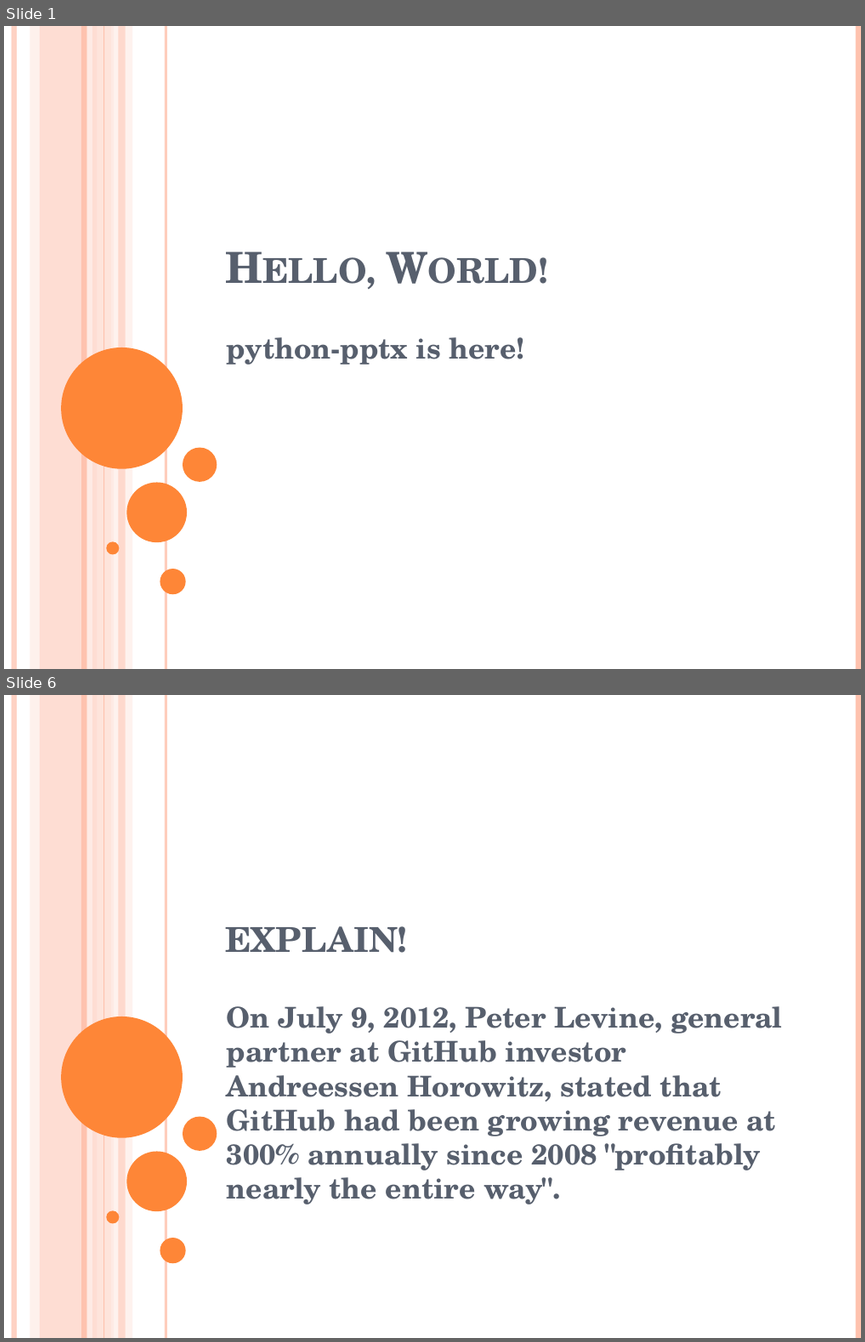
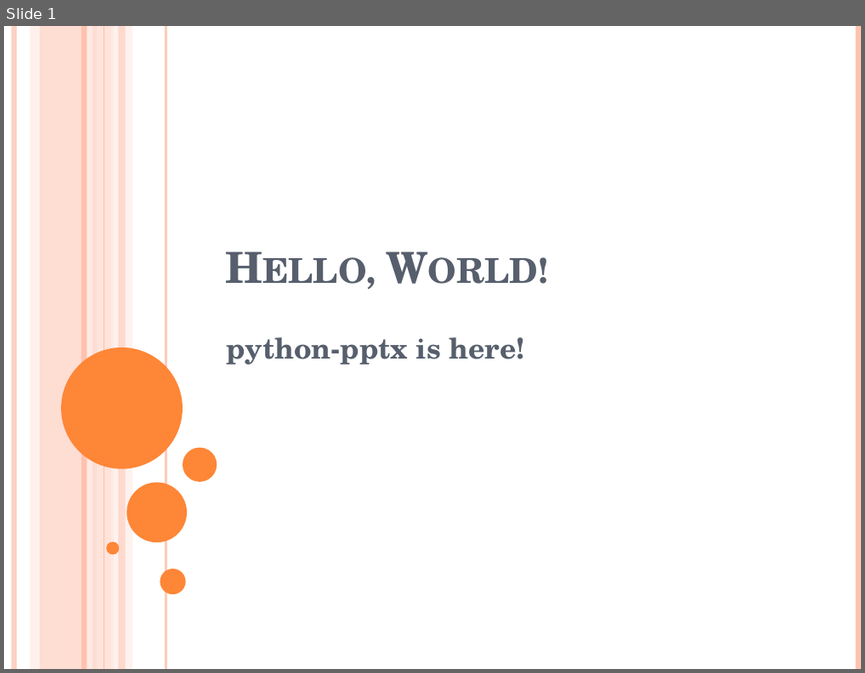
Before and after one commit to surabhi5/instant-ppt, a slide deck: name1.pptx. Shown one above the other, each under a label of ours: slides 1 and 6 before the commit, slide 1 after it; the slides between them are not shown. The pictures are 865x1342 and 865x673 pixels, drawn with LibreOffice and Linux fonts; fonts in the diff are those of the drawing. Boxes give left, top, right and bottom in pixels: in the first picture for what was removed or moved away, otherwise in the second. Text is boxed around its words. In the diff, an @@ line names an element or a change of style, - is before the commit and + after.

```diff
--- a/name1.pptx
+++ b/name1.pptx
@@ slide 6 removed at (4,695,861,1338), background #FFFFFF; not listed: 16 template elements that a slide beside it also shows @@
@@ title removed at (225,926,408,953) @@
-explain!
@@ subtitle removed at (227,1006,782,1204) @@
-On July 9, 2012, Peter Levine, general partner at GitHub investor Andreessen Horowitz, stated that GitHub had been growing revenue at 300% annually since 2008 "profitably nearly the entire way".
```
Also in this commit, not shown: 2 slides changed, 33 slides added, 15 other slides removed, 8 other files.
